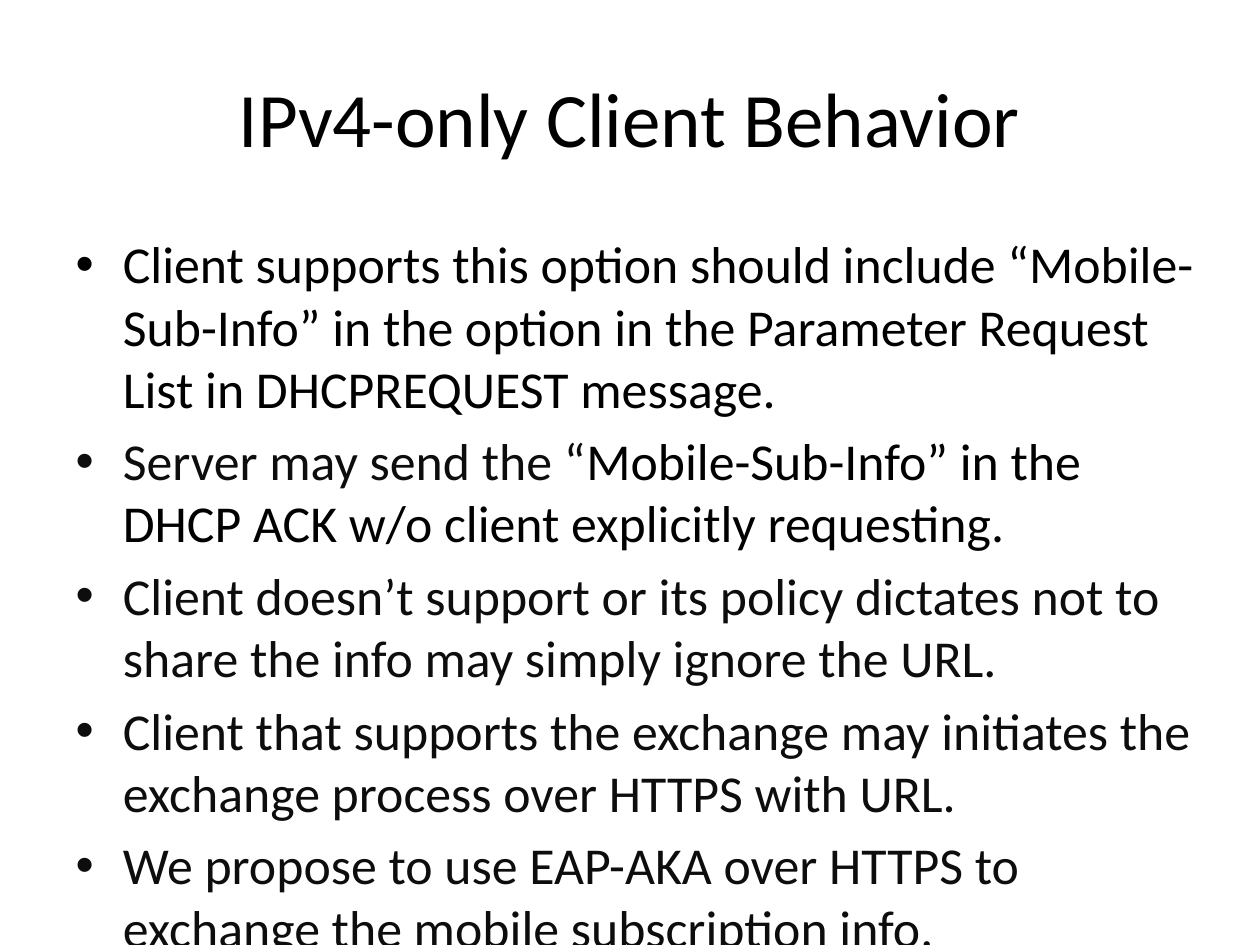
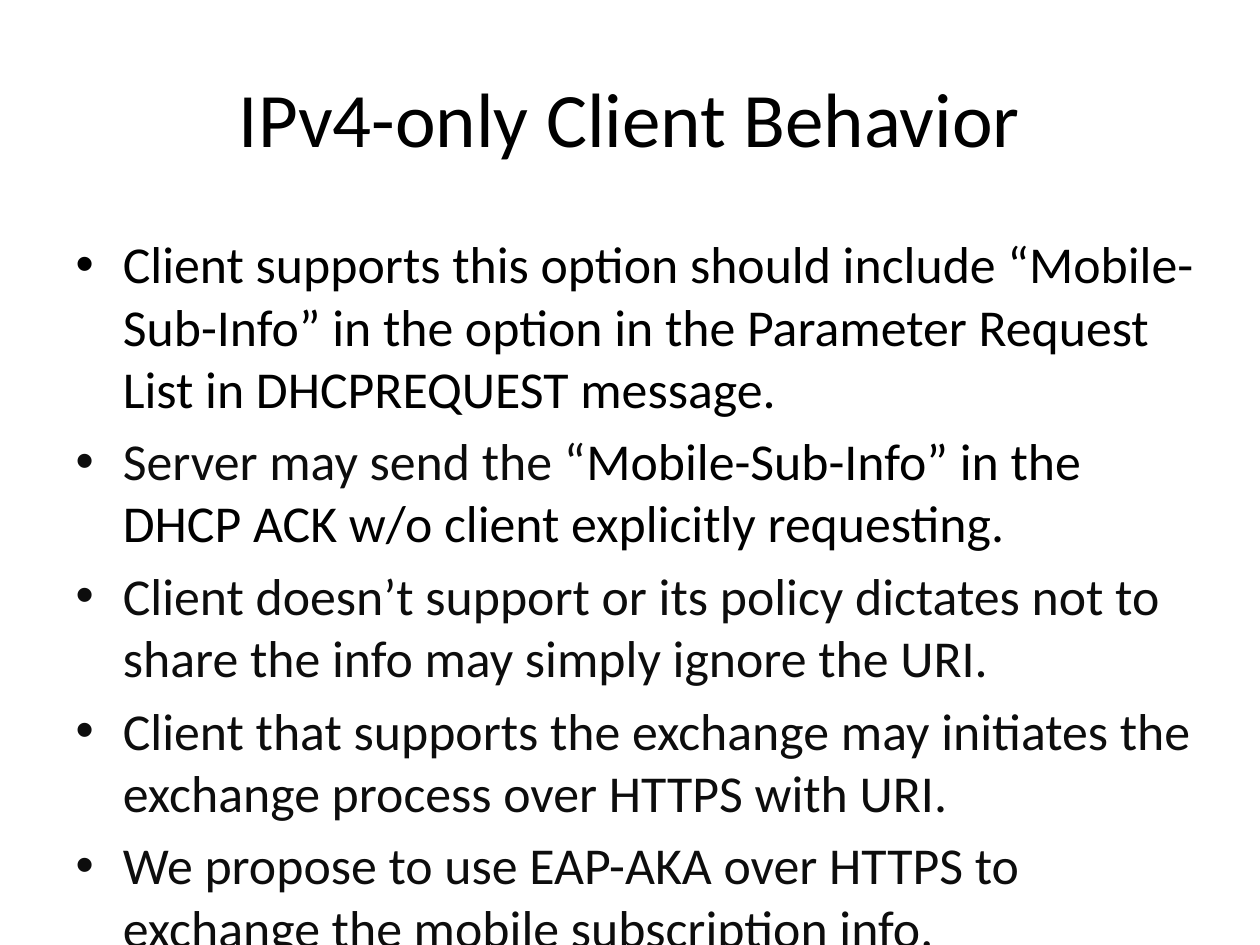
Before and after one commit to lightcable/mobile_sub_info, a slide deck: slide 5 of mobile-sub-info.pptx. Drawn at 1260x945 pixels with LibreOffice and Linux fonts; fonts in the diff are those of the drawing. Boxes give left, top, right and bottom in pixels: in the first picture for what was removed or moved away, otherwise in the second. Text is boxed around its words. In the diff, an @@ line names an element or a change of style, - is before the commit and + after.

```diff
--- a/mobile-sub-info.pptx
+++ b/mobile-sub-info.pptx
@@ text at [123, 578, 1190, 821]: text changed @@
-• Client doesn’t support or its policy dictates not to share the info may simply ignore the URL.
-• Client that supports the exchange may initiates the exchange process over HTTPS with URL.
+• Client doesn’t support or its policy dictates not to share the info may simply ignore the URI.
+• Client that supports the exchange may initiates the exchange process over HTTPS with URI.
```
Also in this commit, not shown: 6 other slides changed, 3 other files.
